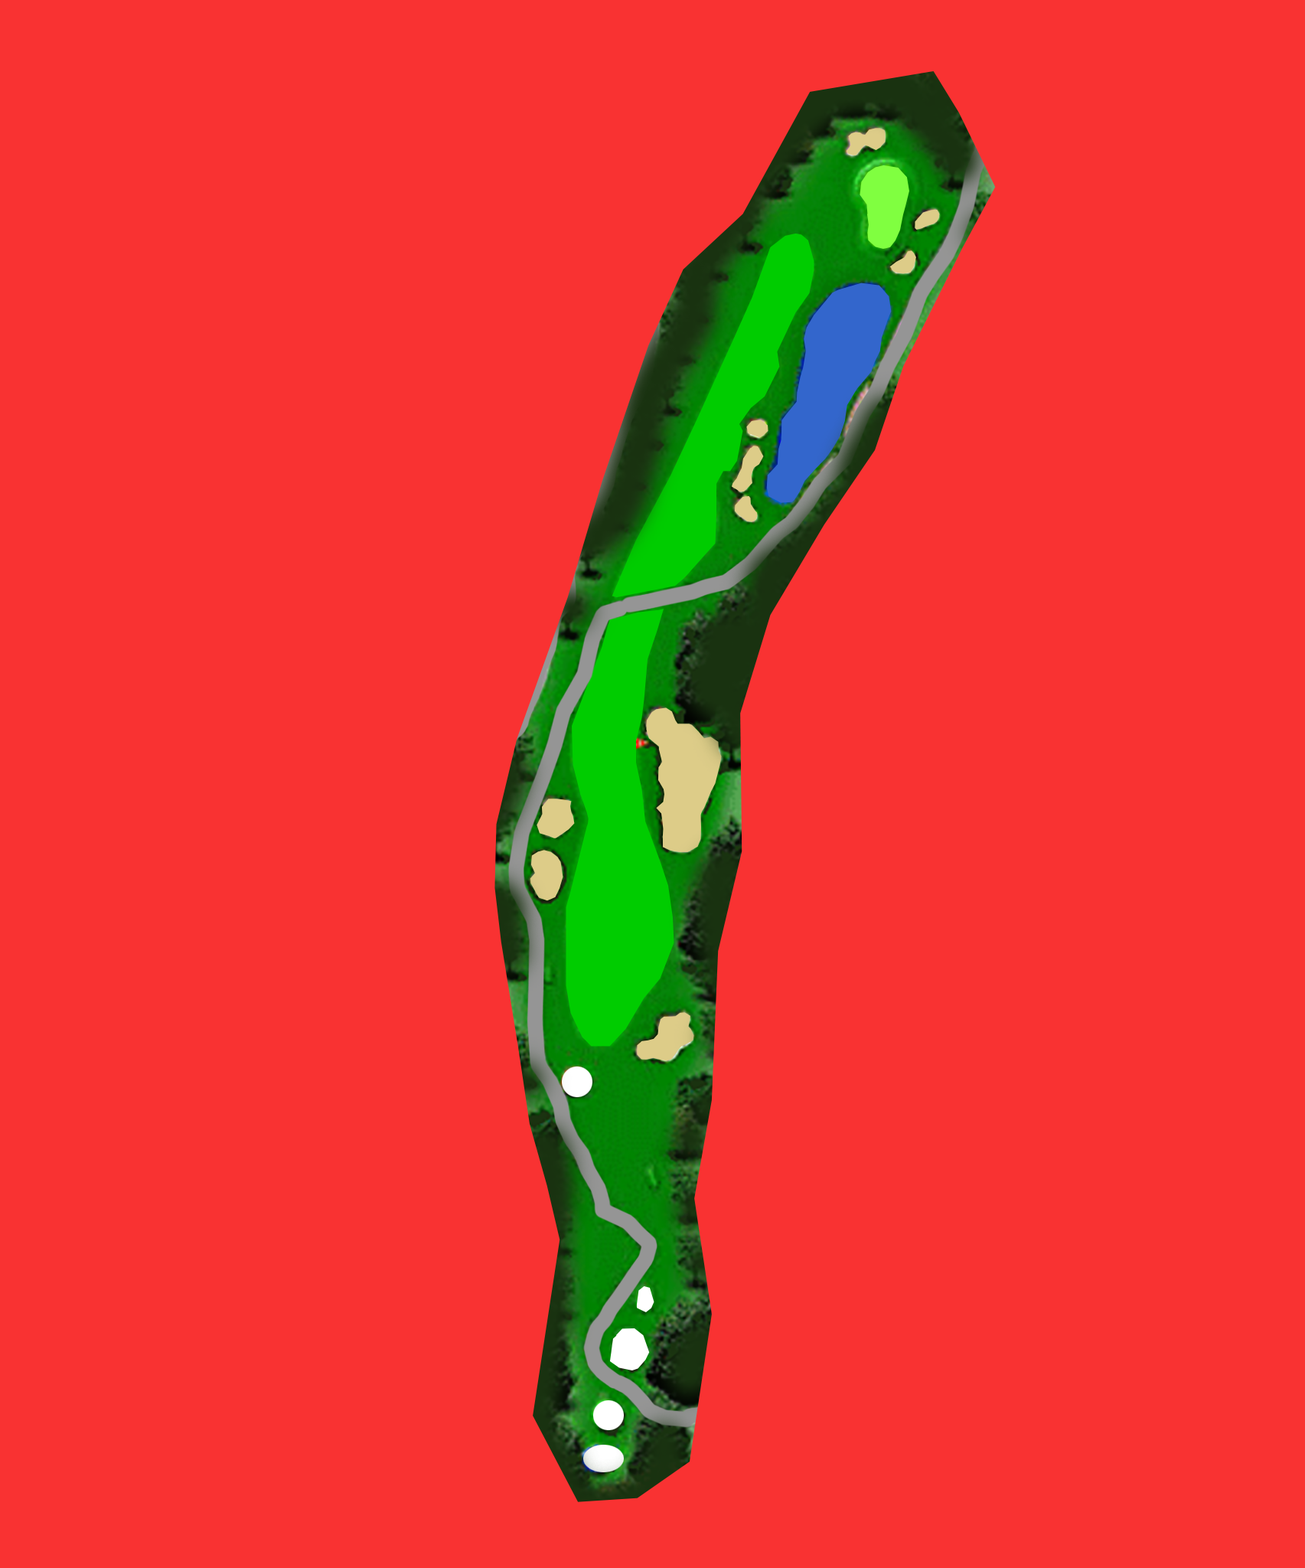
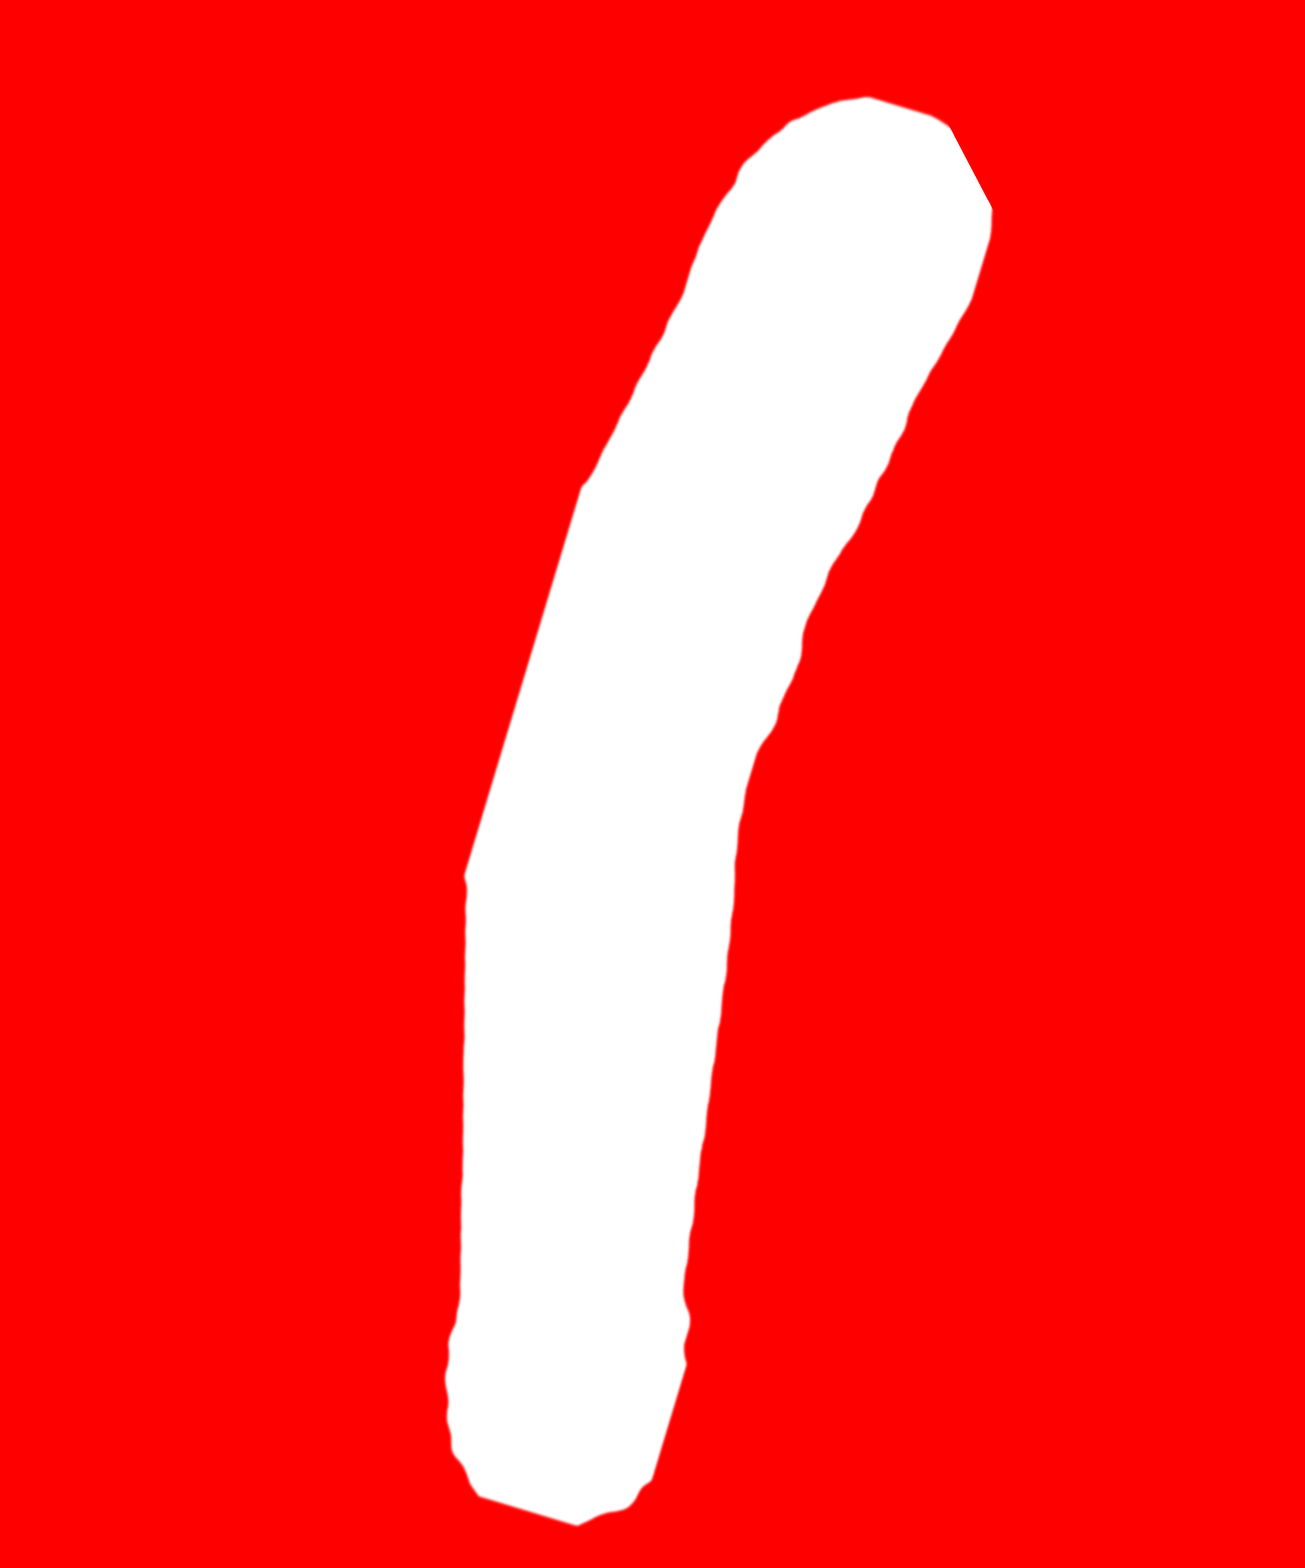
Comparing the layer stacks of the two (1305, 1568) images. Changes:
added layer "Lomond18-NewOB" above "OB" over 0, 0, 1305, 1568
hid "OB" over 0, 0, 1305, 1568
hid "Trees" over 168, 0, 1037, 1568
hid "Cart" over 279, 27, 1305, 1568
hid "Water" over 766, 282, 892, 1310
hid "Green" over 859, 164, 910, 249
hid "Tees" over 561, 1066, 655, 1473
hid "Bunkers" over 460, 127, 941, 1062
hid "Fairway" over 565, 232, 815, 1047
hid "Canvas" over 0, 0, 1305, 1568
hid "Rough" over 0, 0, 1305, 1568